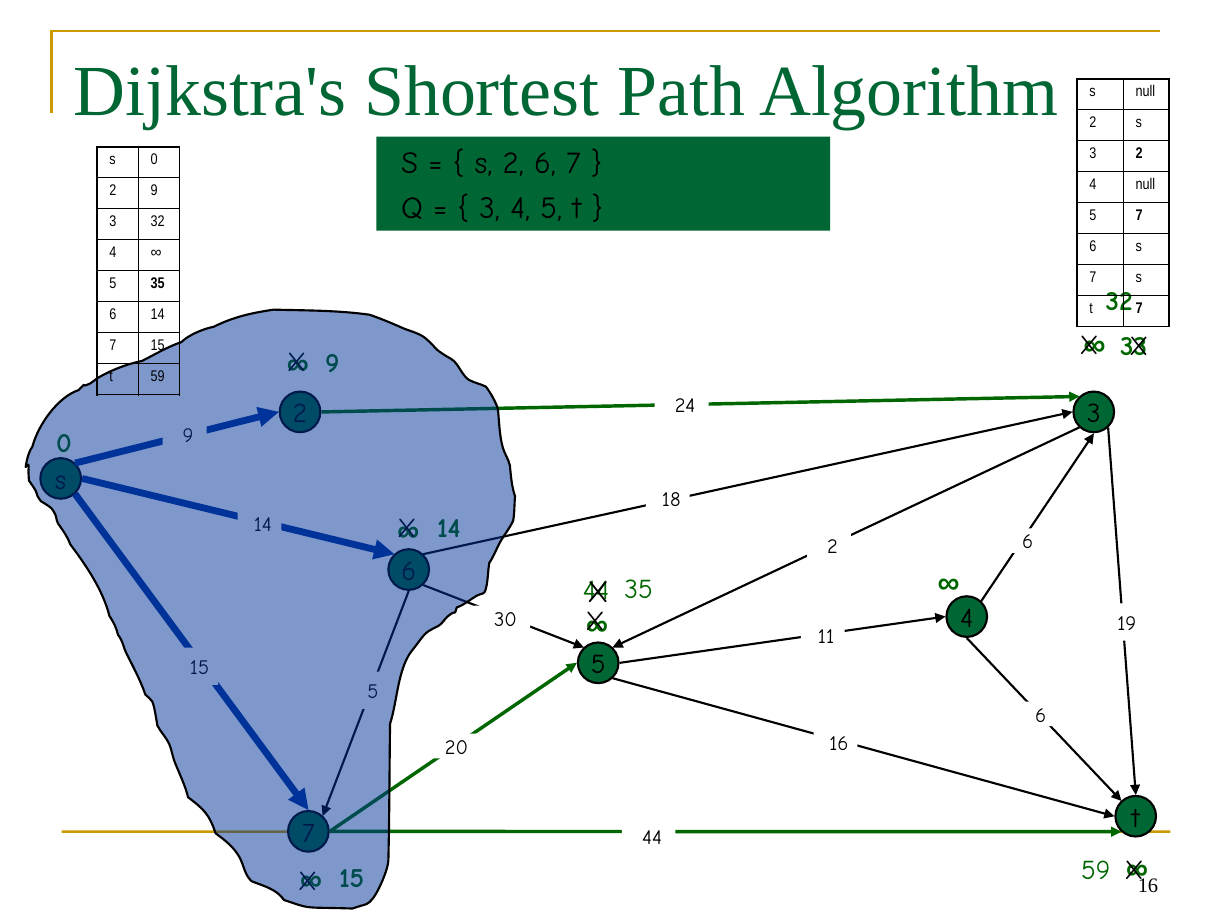
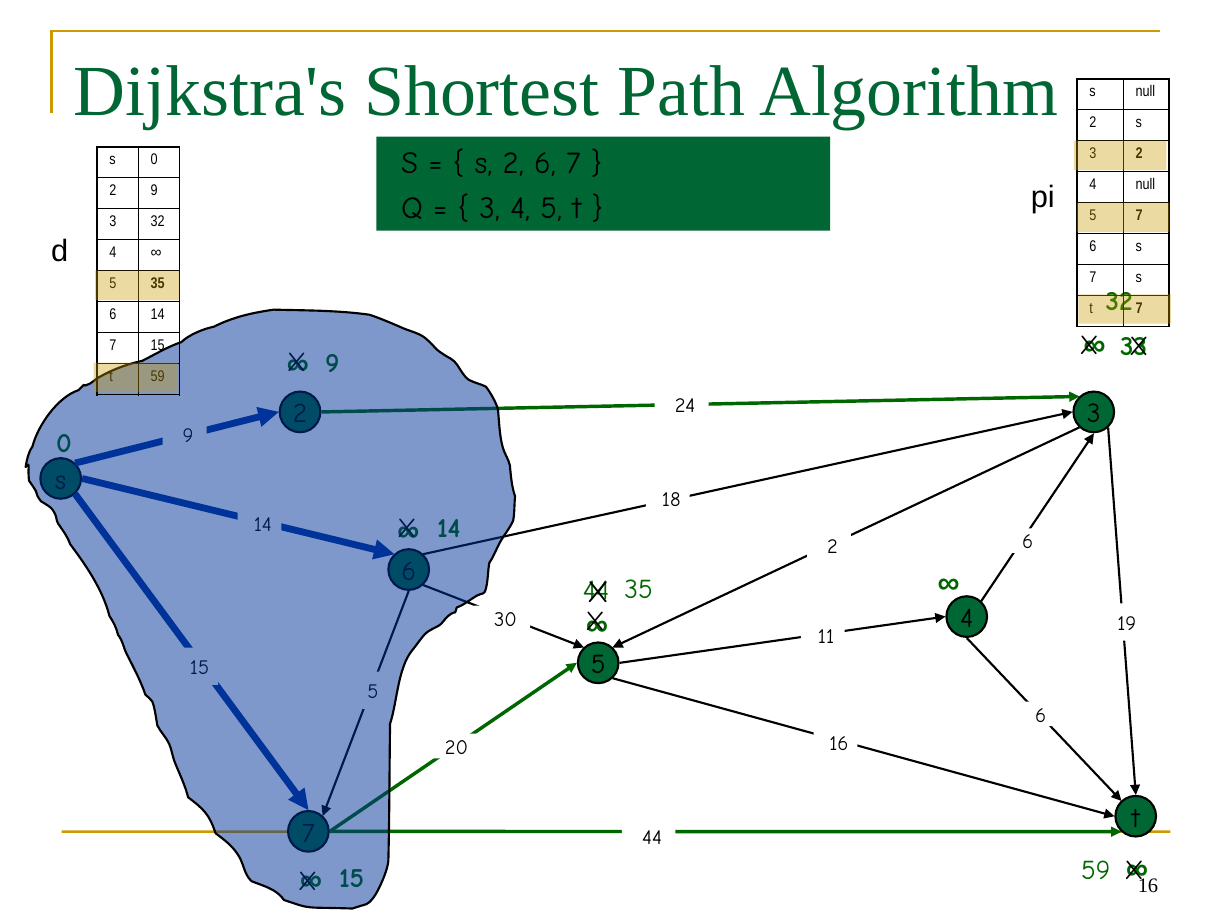
Before and after one commit to rugbyprof/3013-Algorithms, a slide deck: slide 16 of Lectures/demo-dijkstra.ppt. Drawn at 1232x924 pixels with LibreOffice and Linux fonts; fonts in the diff are those of the drawing. Boxes give left, top, right and bottom in pixels: in the first picture for what was removed or moved away, otherwise in the second. Text is boxed around its words. In the diff, an @@ line names an element or a change of style, - is before the commit and + after.

```diff
--- a/Lectures/demo-dijkstra.ppt
+++ b/Lectures/demo-dijkstra.ppt
@@ rectangle added at bbox=[1074, 140, 1167, 170], fill #CC9900 at 36% opacity @@
@@ text added at bbox=[1031, 184, 1055, 213], 18 pt, text #000000 @@
+pi
@@ rectangle added at bbox=[1077, 203, 1169, 233], fill #CC9900 at 36% opacity @@
@@ text added at bbox=[51, 238, 68, 262], 18 pt, text #000000 @@
+d
@@ rectangle added at bbox=[95, 271, 179, 301], fill #CC9900 at 36% opacity @@
@@ rectangle added at bbox=[1078, 294, 1170, 324], fill #CC9900 at 36% opacity @@
@@ rectangle added at bbox=[94, 362, 177, 392], fill #CC9900 at 36% opacity @@
```
Also in this commit, not shown: 16 other slides changed, 4 other files.
